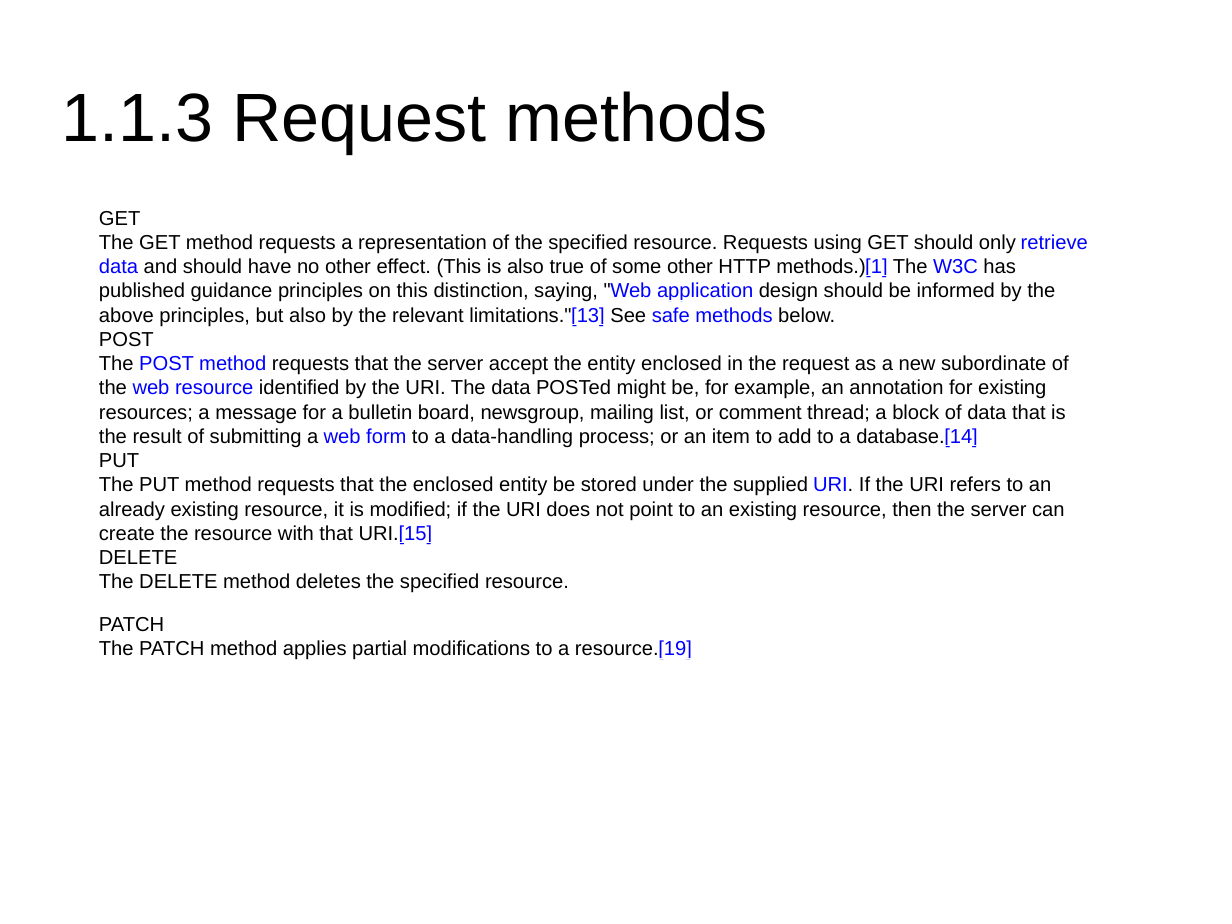
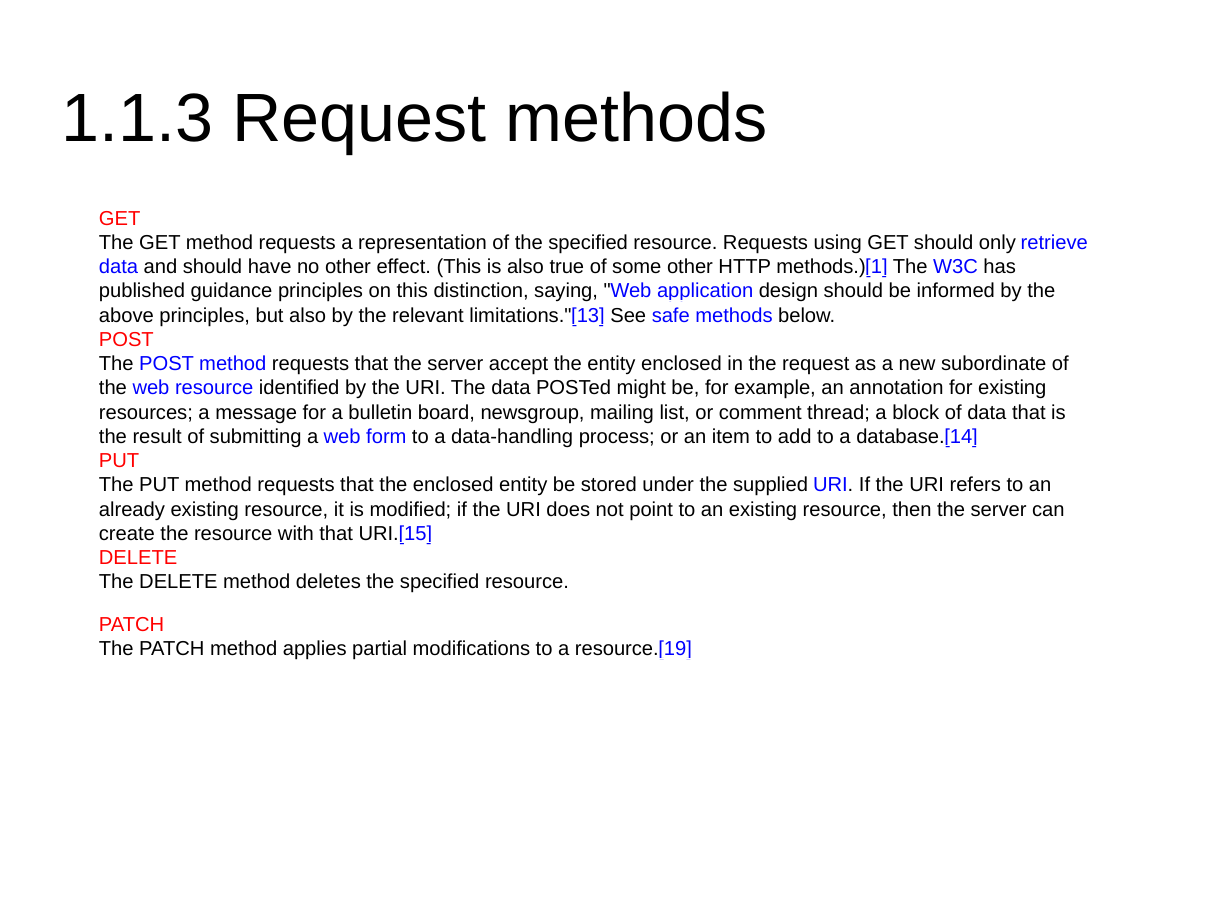
Before and after one commit to masterfish2015/my_project, a slide deck: slide 7 of teaching/javascript_html_server_and_client.pptx. Drawn at 1232x924 pixels with LibreOffice and Linux fonts; fonts in the diff are those of the drawing. Boxes give left, top, right and bottom in pixels: in the first picture for what was removed or moved away, otherwise in the second. Text is boxed around its words. In the diff, an @@ line names an element or a change of style, - is before the commit and + after.

```diff
--- a/teaching/javascript_html_server_and_client.pptx
+++ b/teaching/javascript_html_server_and_client.pptx
@@ text at (x1=99, y1=211, x2=177, y2=632): text colour #000000 to #FF0000 in "GET", "POST", "PUT", "DELETE" and 1 more places @@
```
Also in this commit, not shown: 2 other slides changed, 53 slides added, 2 other files.
